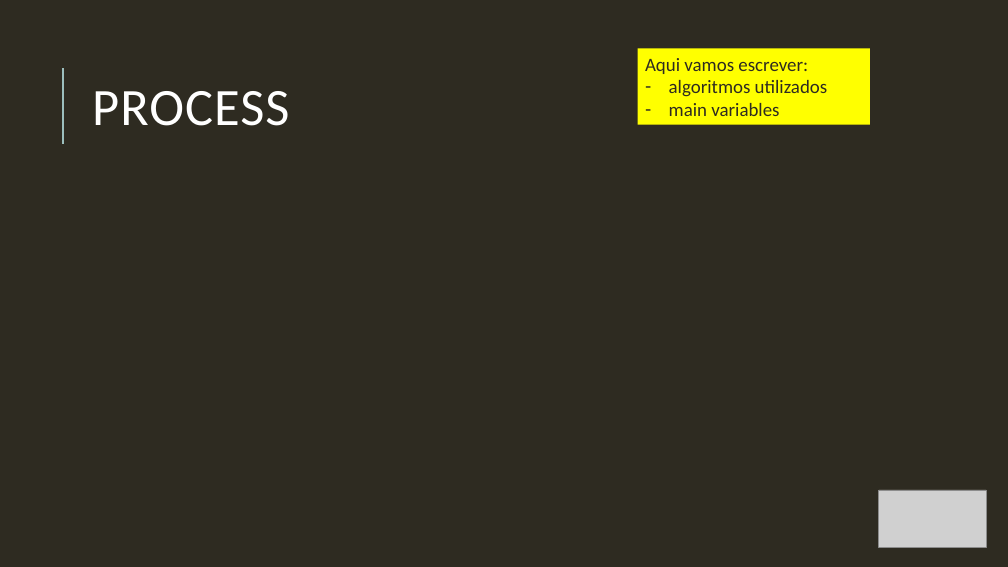
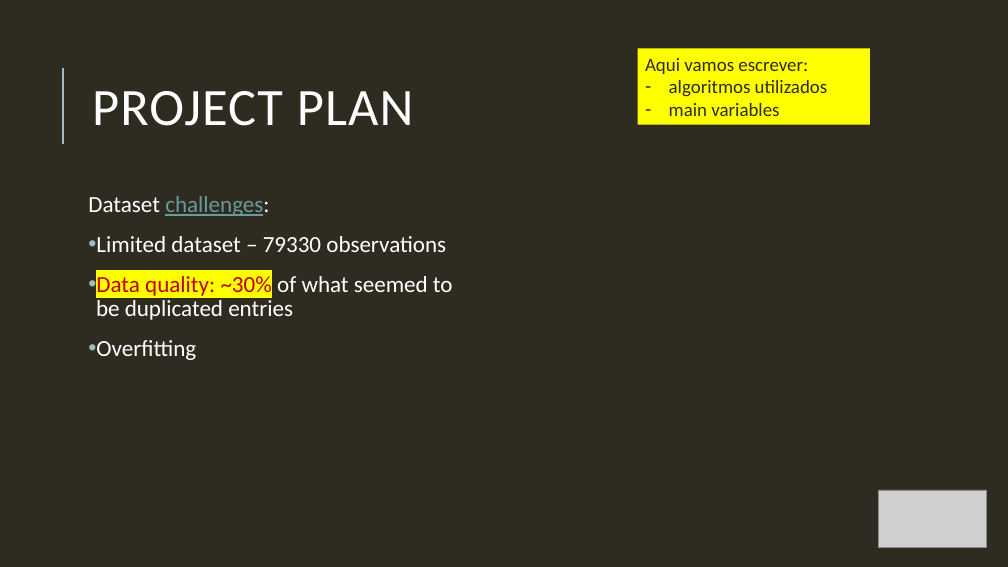
Before and after one commit to Debs86/Business_Cases_Projects, a slide deck: slide 5 of BC2/GroupD_BC2_Presentation.pptx (slide 4 before the commit). Drawn at 1008x567 pixels with LibreOffice and Linux fonts; fonts in the diff are those of the drawing; grey boxes stand for pictures. Boxes give left, top, right and bottom in pixels: in the first picture for what was removed or moved away, otherwise in the second. Text is boxed around its words. In the diff, an @@ line names an element or a change of style, - is before the commit and + after.

```diff
--- a/BC2/GroupD_BC2_Presentation.pptx
+++ b/BC2/GroupD_BC2_Presentation.pptx
@@ title at bbox=[92, 91, 414, 126]: text changed @@
-PROCESS
+PROJECT PLAN
@@ text added at bbox=[88, 196, 453, 360], 22 pt, text #FFFFFF @@
+Dataset challenges:
+• Limited dataset – 79330 observations
+• Data quality: ~30% of what seemed to be duplicated entries
+• Overfitting
```
Also in this commit, not shown: 3 other slides changed, 1 slide added, 1 other file.
